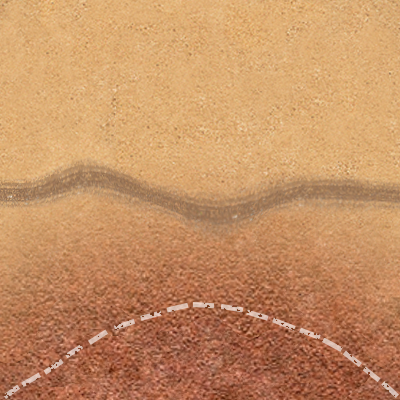
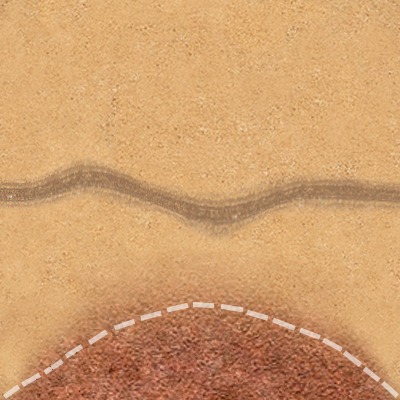
Revision of a layered 400x400 image; what changed, layer by layer:
renamed "Слой 2" to "Слой 4", painted on it over left=0, top=158, right=400, bottom=400
